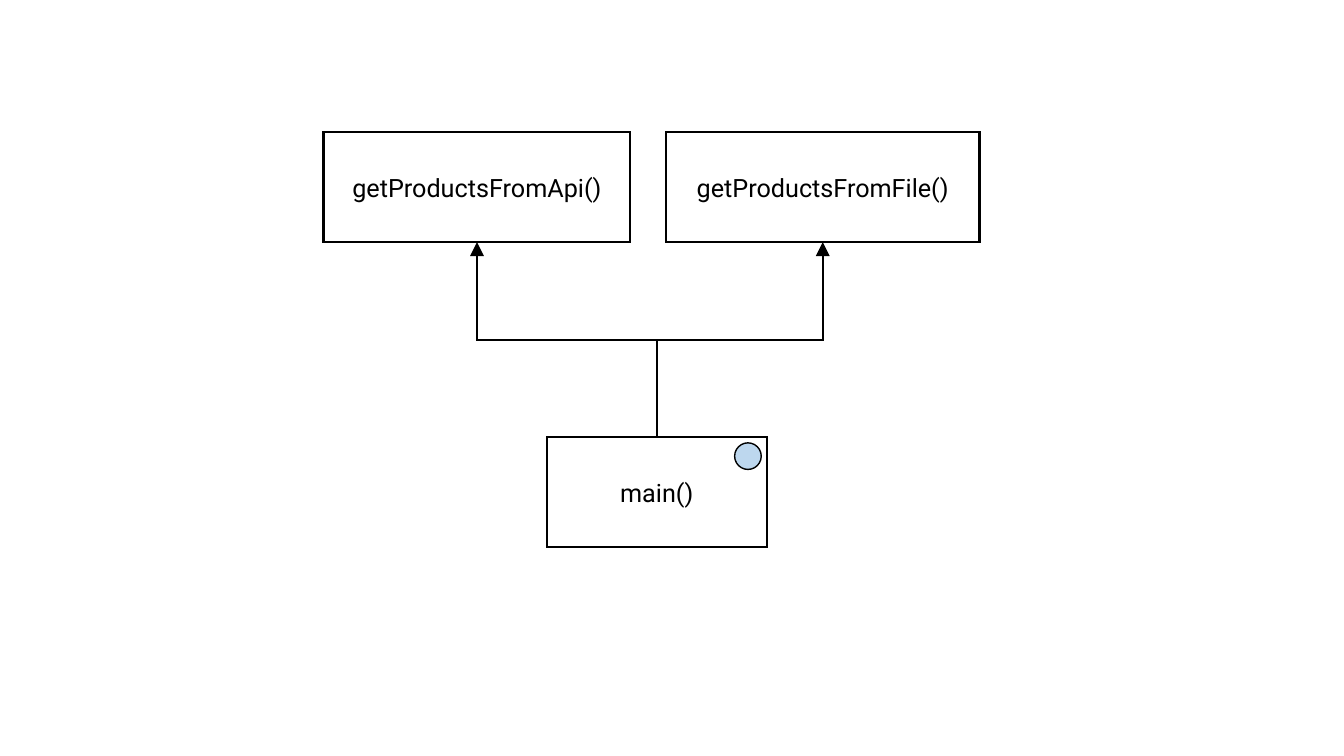
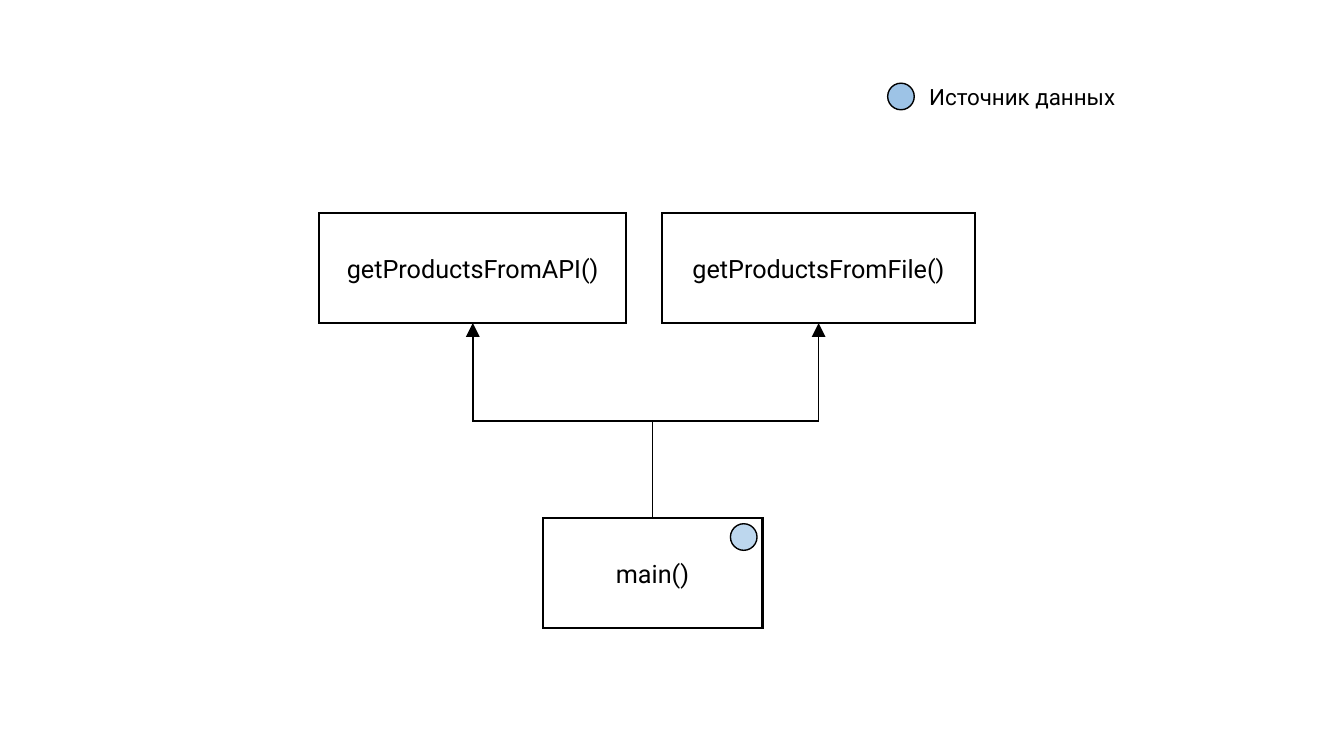
Before and after one commit to rkhaimov/brain-gym, a slide deck: slide 11 of clean/Презентация.pptx. Drawn at 1344x756 pixels with LibreOffice and Linux fonts; fonts in the diff are those of the drawing. Boxes give left, top, right and bottom in pixels: in the first picture for what was removed or moved away, otherwise in the second. Text is boxed around its words. In the diff, an @@ line names an element or a change of style, - is before the commit and + after.

```diff
--- a/clean/Презентация.pptx
+++ b/clean/Презентация.pptx
@@ ellipse added at (888,84,914,110), fill #9DC3E6, outline #000000 1 pt @@
@@ text added at (929,89,1115,109), 16 pt, text #000000 @@
+Источник данных
@@ text in rectangle at (347,258,599,284): text changed @@
-getProductsFromApi()
+getProductsFromAPI()
@@ 3 rectangles, 2 elbow arrows, 1 ellipse: place and size @@
-3 rectangles, 2 elbow arrows, 1 ellipse at (324,132,980,547)
+3 rectangles, 2 elbow arrows, 1 ellipse at (320,213,975,628)
```
Also in this commit, not shown: 13 other slides changed, 18 slides added, 7 slides removed, 47 other files.
